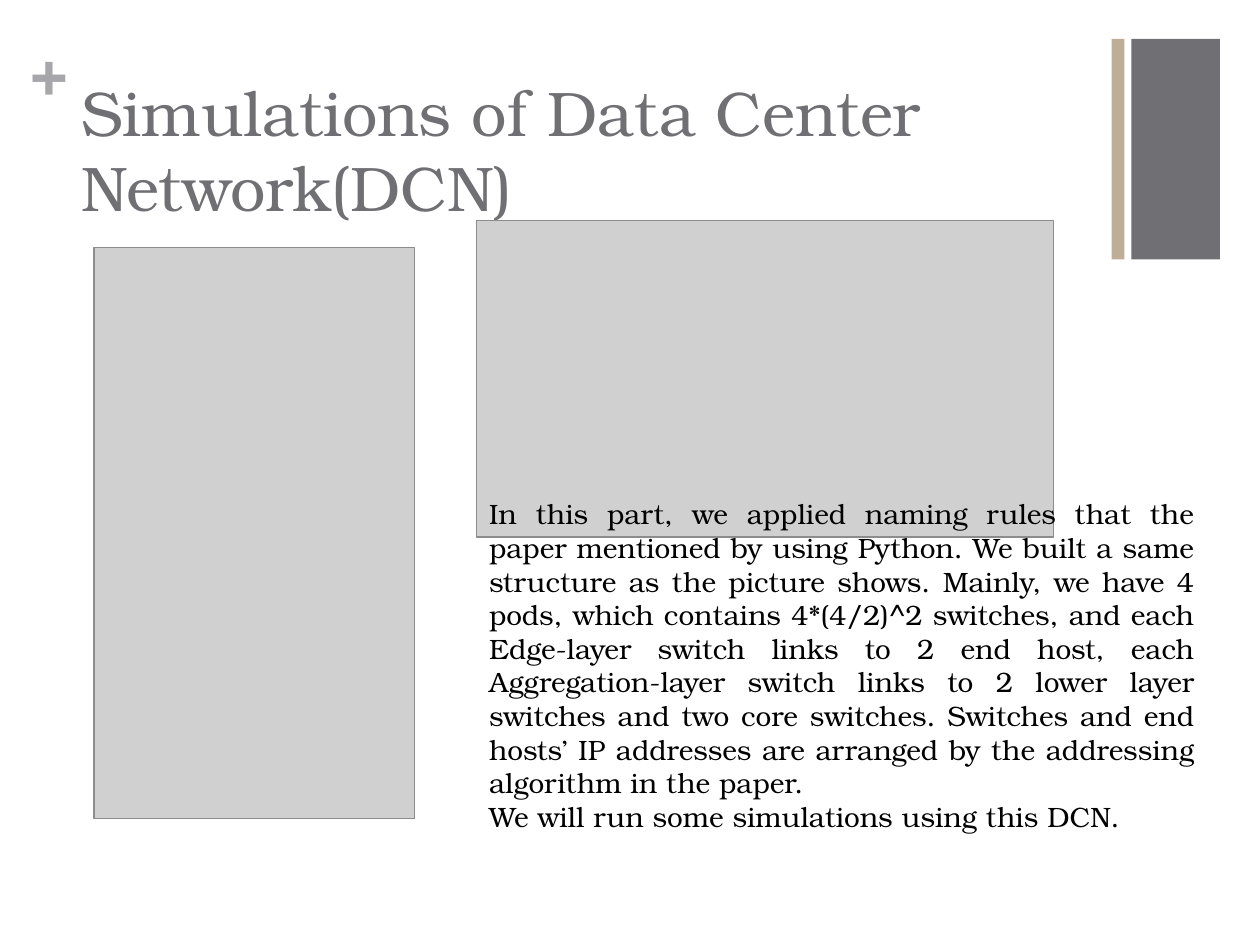
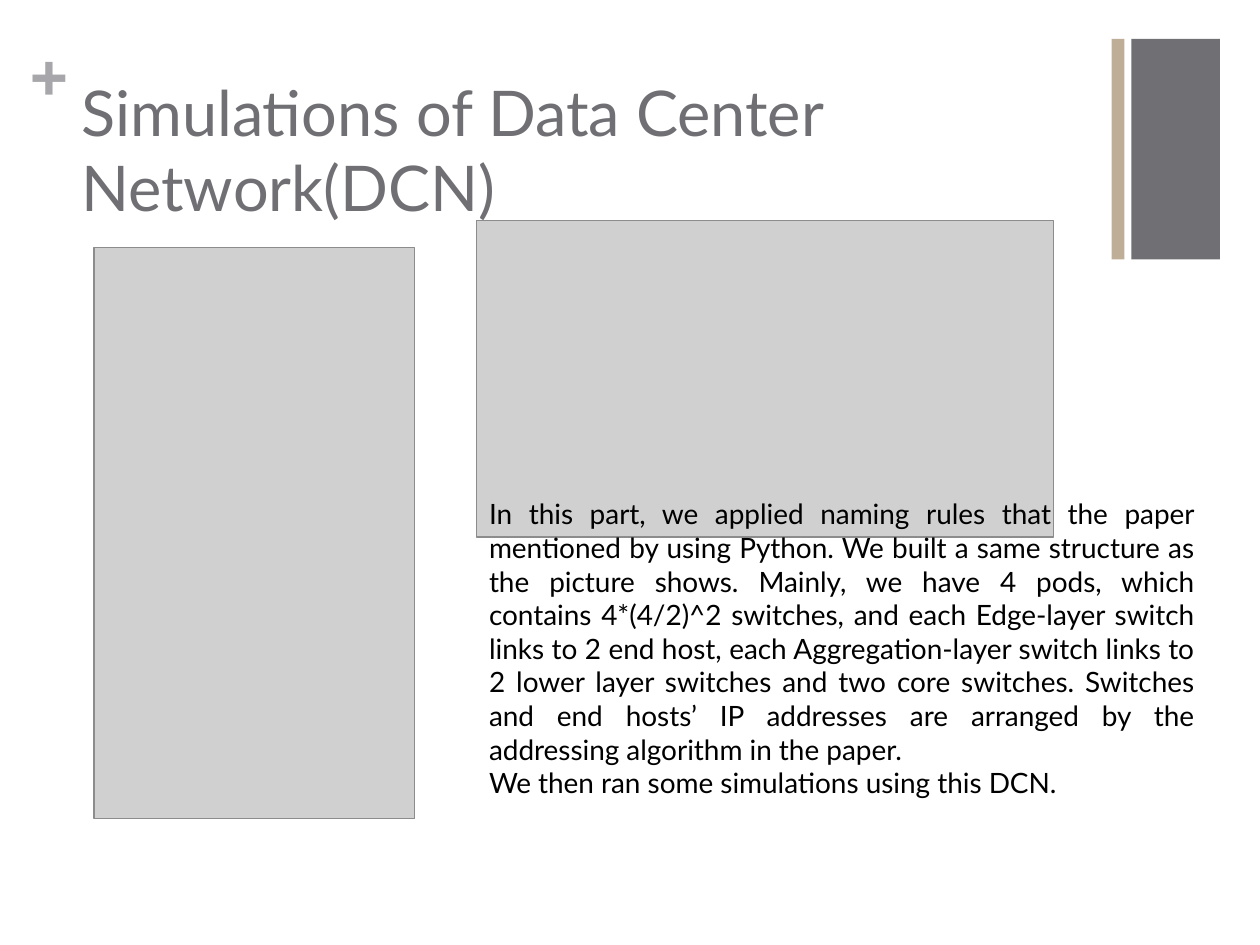
Before and after one commit to Fu-Yilei/Scalable-data-center-simulation, a slide deck: slide 4 of Presentation/presentation.pptx. Drawn at 1260x945 pixels with LibreOffice and Linux fonts; fonts in the diff are those of the drawing; grey boxes stand for pictures. Boxes give left, top, right and bottom in pixels: in the first picture for what was removed or moved away, otherwise in the second. Text is boxed around its words. In the diff, an @@ line names an element or a change of style, - is before the commit and + after.

```diff
--- a/Presentation/presentation.pptx
+++ b/Presentation/presentation.pptx
@@ title "Simulations of Data Center Network(DCN)" at (x1=81, y1=89, x2=824, y2=223): font TeX Gyre Bonum to Lato @@
@@ text at (x1=489, y1=503, x2=1195, y2=765): font TeX Gyre Bonum to Lato @@
@@ text at (x1=489, y1=772, x2=1057, y2=798): text changed; font TeX Gyre Bonum to Lato @@
-We will run some simulations using this DCN.
+We then ran some simulations using this DCN.
```
Also in this commit, not shown: 9 other slides changed, 1 slide added, 8 other files.
